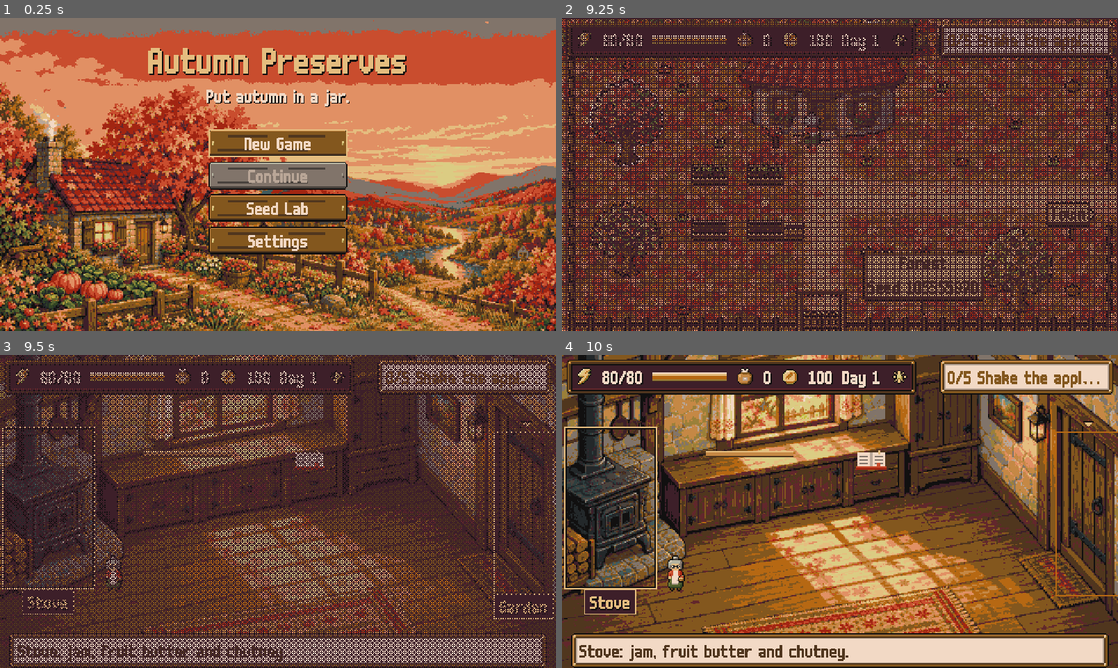
Above: before the commit, frames 1-4 (two rows, left to right).
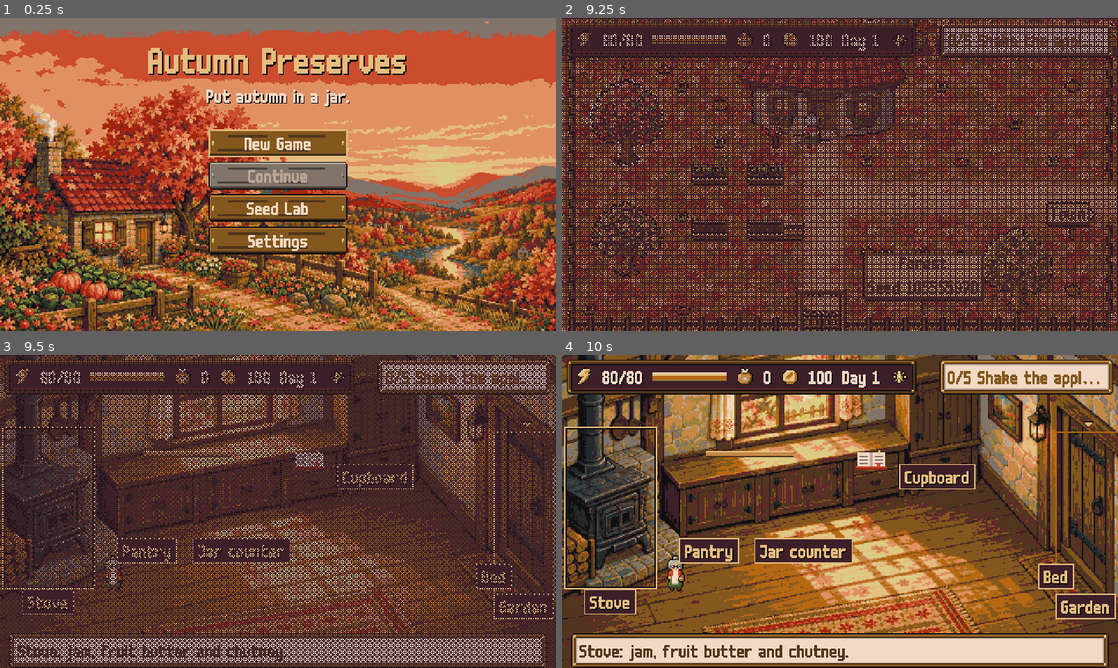
Above: after the commit, the same moments.

Repository: izzetemredemir/autumn-preserves
Game: Godot game, scene res://scenes/title/title.tscn
The game is run twice, just before and just after one commit, with the same random seed, the same clock (stepped at 60 frames per second) and the same inputs.
Inputs (mouse positions are in pixels of both pictures, inside the frame that each line leads up to):
- Up to frame 1 (0.25 s): no input
- Up to frame 2 (9.25 s): click "New Game" at 0.5 s; click (862, 193) at 1.27 s; type "12" at 1.35 s; click "Start" at 2 s; tap Enter (ui_accept) at 2.75, 6.02, 6.32, 9.02 s; drag from (840, 174) to (895, 105) at 2.77 s; drag from (728, 190) to (812, 237) at 3.52 s; move the mouse to (895, 105) at 4.27 s; hold D (move_right) 4.28-5 s; hold E (interact) 4.28-5 s; tap Tab every 1.5 s from 4.55 to 9.05 s; drag from (812, 237) to (673, 127) at 5.02 s; move the mouse to (1006, 221) at 5.77 s; hold A (move_left) 5.78-6.5 s; hold Space (stir) 5.78-6.5 s; drag from (673, 127) to (756, 96) at 6.52 s; move the mouse to (867, 174) at 7.27 s; hold S (move_down) 7.28-8 s; tap M at 7.35 s; click (867, 174) at 7.42 s; drag from (756, 96) to (728, 190) at 8.02 s; move the mouse to (962, 158) at 8.77 s; hold W (move_up) from 8.78 s (still down); tap C at 8.85 s
- Up to frame 3 (9.5 s): keep holding W (move_up); tap Enter (ui_accept) at 9.32 s
- Up to frame 4 (10 s): release W (move_up) at 9.5 s; drag from (728, 527) to (812, 574) at 9.52 s

Frames 1-2 are identical in both runs. In frame 3, 1.2% of the frame differs, in the area x 21-93%, y 34-75%; in frame 4, 3.7%, in the area x 21-100%, y 34-85%.

Commit message:
feat(kitchen): name every object on entry and while Tab is held

Diff:
--- a/game/scenes/kitchen/hotspot.gd
+++ b/game/scenes/kitchen/hotspot.gd
@@ -11,6 +11,11 @@
 ## Live numbers the art shows: {"cupboard": {...}} or {"inbox": int}.
 var info: Dictionary = {}
 var glow := false
+## The kitchen shows every caption for a moment on entry and while Tab is held (touch players cannot hover).
+var reveal := false:
+	set(v):
+		reveal = v
+		_on_state()
 var caption: Label
 var _t := 0.0
 var _frame := -1
@@ -72,7 +77,7 @@
 
 
 func _on_state() -> void:
-	var lit := has_focus() or is_hovered() or (glow and int(_t * 3.0) % 2 == 0)
+	var lit := reveal or has_focus() or is_hovered() or (glow and int(_t * 3.0) % 2 == 0)
 	if caption != null:
 		caption.visible = lit
 		caption.add_theme_color_override("font_color", Art.GOLD)
--- a/game/scenes/kitchen/kitchen.gd
+++ b/game/scenes/kitchen/kitchen.gd
@@ -27,6 +27,7 @@
 const NAV := [["move_left", SIDE_LEFT], ["move_right", SIDE_RIGHT], ["move_up", SIDE_TOP], ["move_down", SIDE_BOTTOM]]
 const Art := preload("res://scenes/kitchen/kitchen_art.gd")
 const Hotspot := preload("res://scenes/kitchen/hotspot.gd")
+const REVEAL_SEC := 2.5  ## every caption shows this long when Granny walks in
 const CookPanel := preload("res://scenes/kitchen/cook_panel.gd")
 const Shelf := preload("res://scenes/kitchen/waiting_shelf.gd")
 const Wall := preload("res://scenes/kitchen/wall_drawings.gd")
@@ -91,6 +92,16 @@
 	_refresh()
 	_connect_todo.call_deferred()
 	_focus_spot()
+	_reveal_captions(true)  # touch players cannot hover: name every object for a moment on entry
+	get_tree().create_timer(REVEAL_SEC).timeout.connect(func() -> void: _reveal_captions(false))
+
+
+## Every hotspot caption on (entry, Tab held) or back to hover/focus/glow only.
+func _reveal_captions(on: bool) -> void:
+	if not is_inside_tree():
+		return
+	for k in _spots:
+		_spots[k].reveal = on
 
 
 # ---------------------------------------------------------------- build
@@ -629,6 +640,8 @@
 func _input(event: InputEvent) -> void:
 	if event is InputEventJoypadMotion and absf((event as InputEventJoypadMotion).axis_value) < 0.3:
 		return
+	if event is InputEventKey and (event as InputEventKey).physical_keycode == KEY_TAB and not event.is_echo():
+		_reveal_captions(event.is_pressed())
 	_idle = 0.0
 	if _doze != null and _doze.visible:
 		_set_dozing(false)
